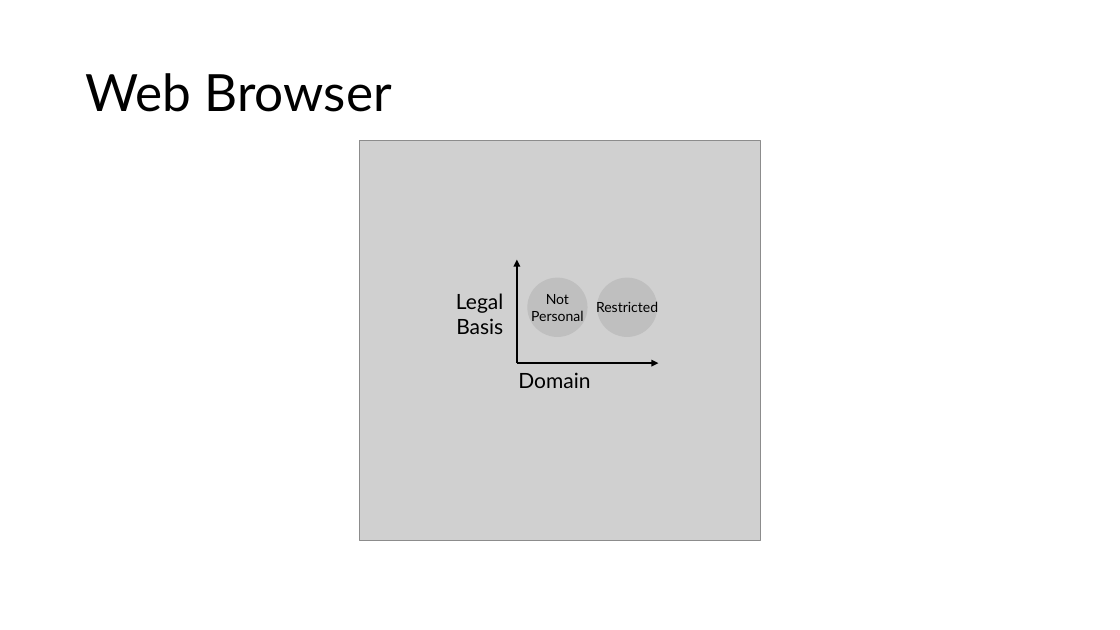
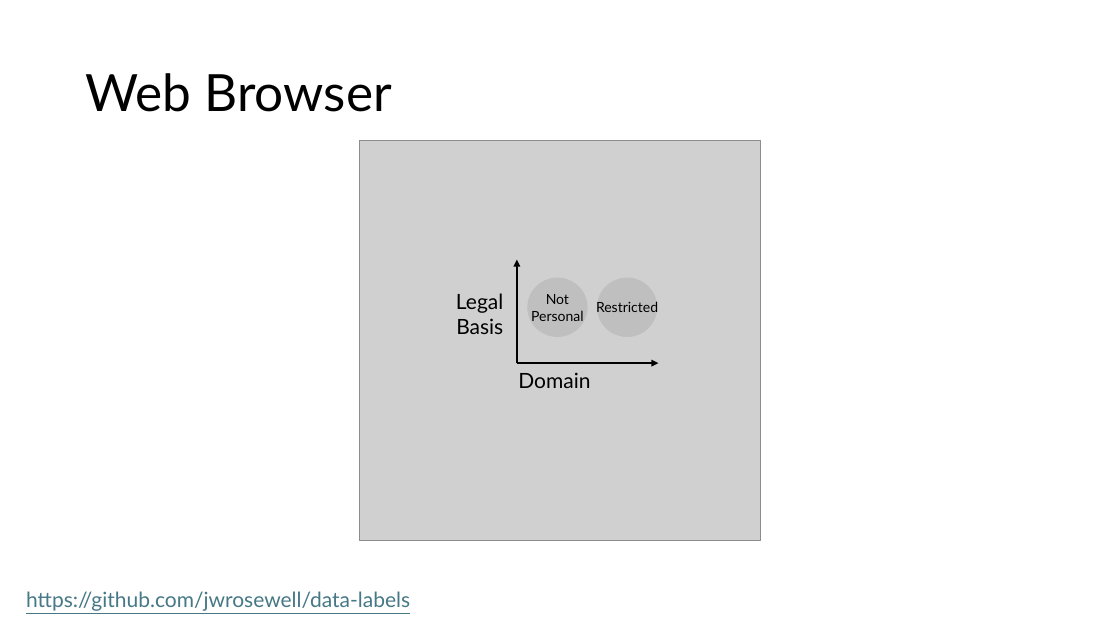
Before and after one commit to jwrosewell/data-labels, a slide deck: slide 2 of Overview.pptx. Drawn at 1120x630 pixels with LibreOffice and Linux fonts; fonts in the diff are those of the drawing; grey boxes stand for pictures. Boxes give left, top, right and bottom in pixels: in the first picture for what was removed or moved away, otherwise in the second. Text is boxed around its words. In the diff, an @@ line names an element or a change of style, - is before the commit and + after.

```diff
--- a/Overview.pptx
+++ b/Overview.pptx
@@ text added at (x1=26, y1=591, x2=410, y2=611), 18 pt, text #467886, underline @@
+https://github.com/jwrosewell/data-labels
```
Also in this commit, not shown: 9 other slides changed, 1 other file.
